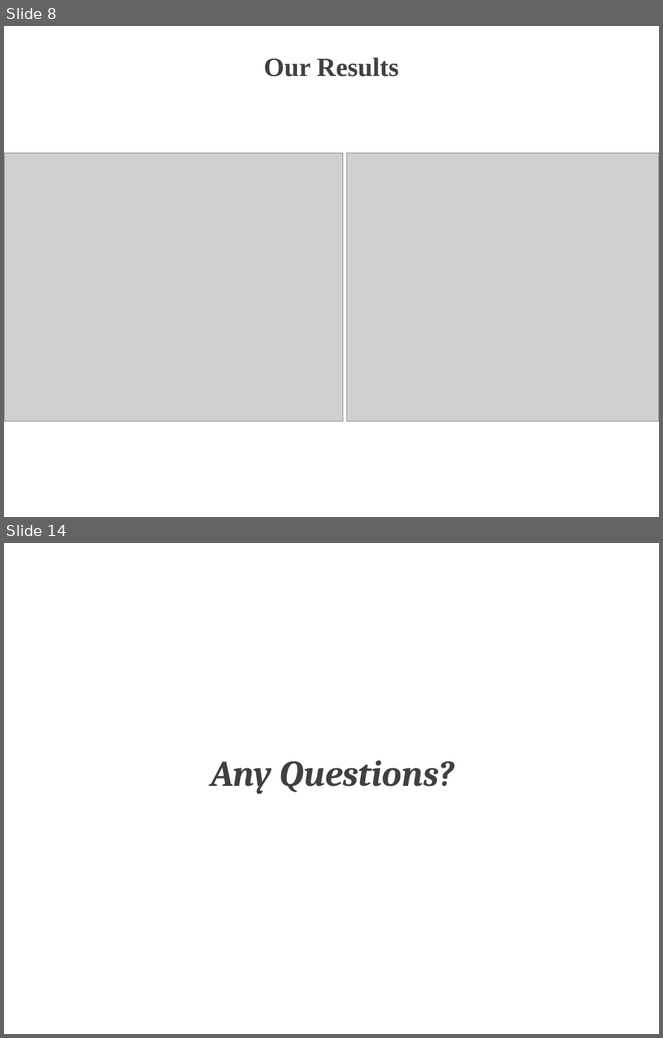
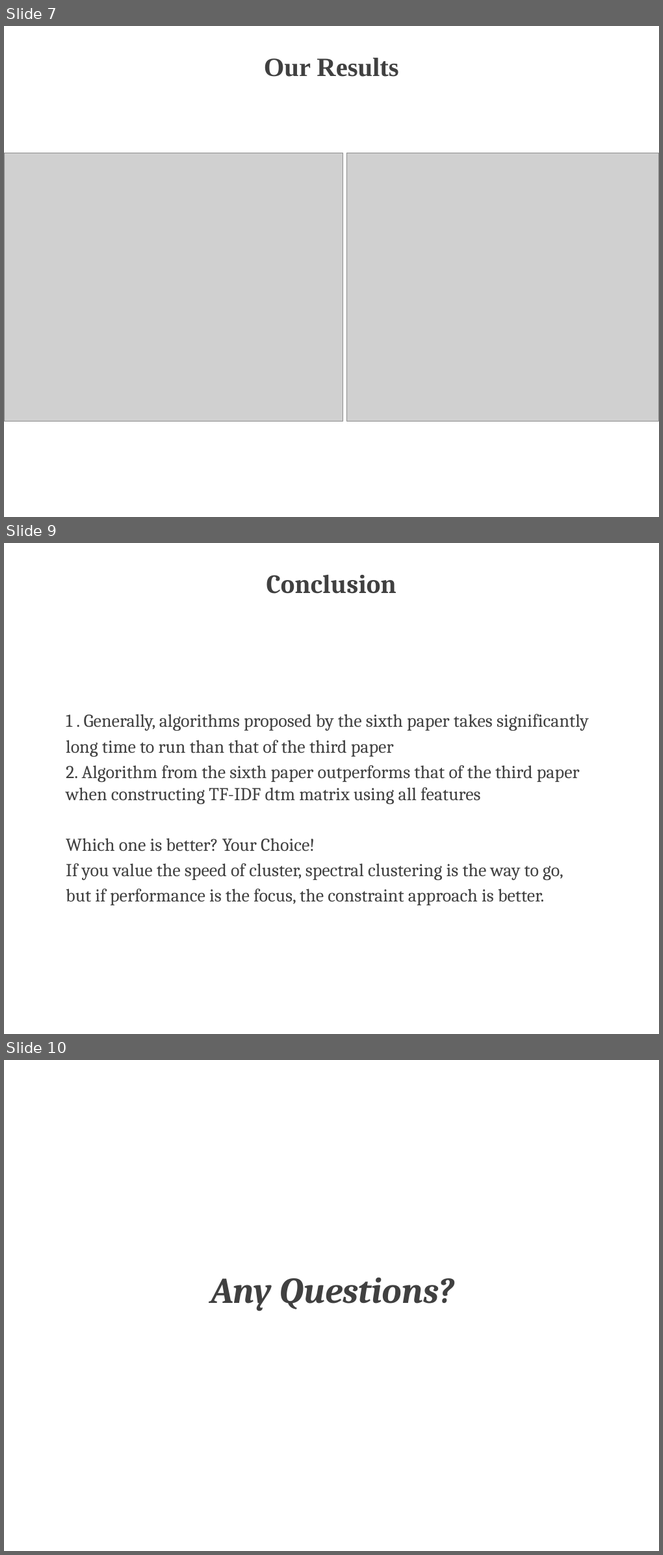
Before and after one commit to TZstatsADS/Spr2017-proj4-team13, a slide deck: doc/presentation.pptx. Shown one above the other, each under a label of ours: slides 8 and 14 before the commit, slides 7, 9 and 10 after it; the slides between them are not shown. The pictures are 663x1038 and 663x1555 pixels, drawn with LibreOffice and Linux fonts; fonts in the diff are those of the drawing; grey boxes stand for pictures; background and template pictures are left out. Boxes give left, top, right and bottom in pixels: in the first picture for what was removed or moved away, otherwise in the second. Text is boxed around its words. In the diff, an @@ line names an element or a change of style, - is before the commit and + after.

```diff
--- a/doc/presentation.pptx
+++ b/doc/presentation.pptx
@@ slide 9 added at box(4, 543, 659, 1034), background picture (left out) @@
@@ title added at box(267, 575, 397, 594), 29 pt, text #404040, bold @@
+Conclusion
@@ text added at box(66, 714, 589, 906), 20 pt, text #404040 @@
+1 . Generally, algorithms proposed by the sixth paper takes significantly
+long time to run than that of the third paper
+2. Algorithm from the sixth paper outperforms that of the third paper when constructing TF-IDF dtm matrix using all features
+Which one is better? Your Choice!
+If you value the speed of cluster, spectral clustering is the way to go,
+but if performance is the focus, the constraint approach is better.
@@ what was slide 8 is now slide 7 @@
@@ what was slide 14 is now slide 10 @@
```
Also in this commit, not shown: 9 slides changed, 2 other slides added, 3 slides removed.
